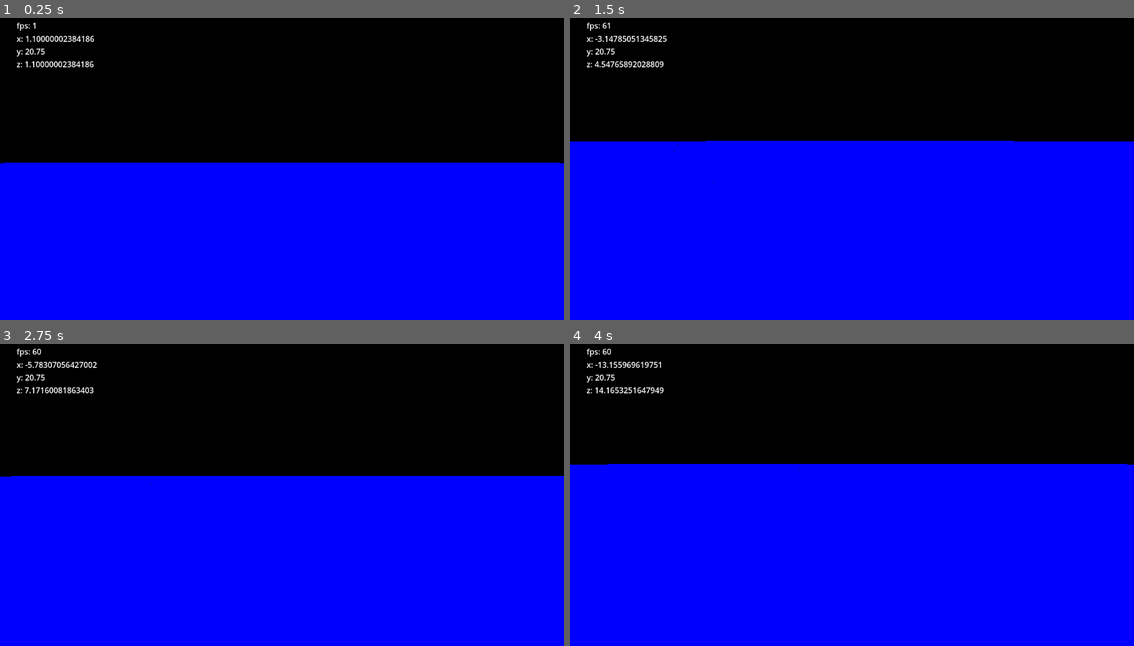
Above: before the commit, frames 1-4 (two rows, left to right).
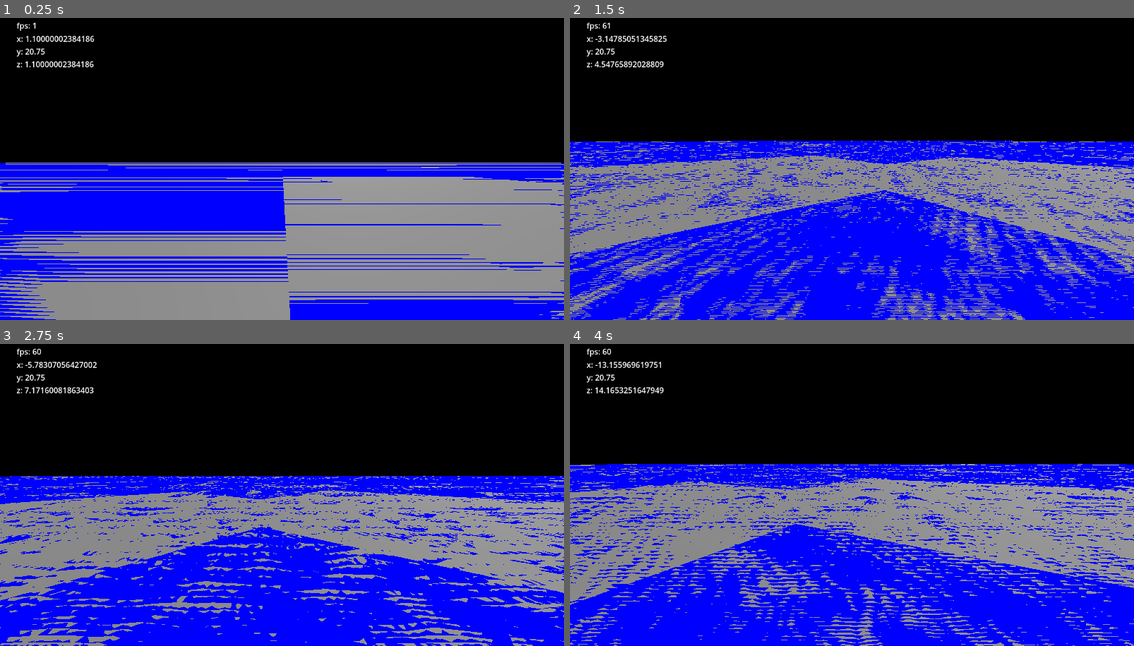
Above: after the commit, the same moments.

Repository: jmdejong/s5
Game: Godot game, scene res://scenes/world.tscn
Two runs of this game, one before a commit and one after it. Both use one fixed random seed, a clock stepped at 60 frames per second and the inputs below.
Inputs (mouse positions are in pixels of both pictures, inside the frame that each line leads up to):
- Up to frame 1 (0.25 s): no input
- Up to frame 2 (1.5 s): move the mouse to (976, 144) at 0.52 s; hold D (right) 0.53-1.28 s; click (976, 144) at 0.6 s; move the mouse to (823, 162) at 1.27 s; hold W (forwards) from 1.28 s (still down); tap Shift (sprint) at 1.35 s
- Up to frame 3 (2.75 s): keep holding W (forwards); move the mouse to (293, 482) at 2.02 s; click (293, 482) at 2.1 s
- Up to frame 4 (4 s): keep holding W (forwards); move the mouse to (846, 491) at 2.77 s; tap Shift (sprint) at 2.85 s; move the mouse to (891, 491) at 3.52 s; click (891, 491) at 3.6 s

The runs differ from the first frame. In frame 1, 31% of the frame differs, in the area x 0-100%, y 47-100%; in frame 2, 24%; in frame 3, 24%; in frame 4, 26%.

Commit message:
textures

Diff:
--- a/scenes/tree_chunk.tscn
+++ b/scenes/tree_chunk.tscn
@@ -4,35 +4,36 @@
 [ext_resource type="Shader" path="res://shaders/chunk.gdshader" id="2_whork"]
 [ext_resource type="Shader" path="res://shaders/meshterrain.gdshader" id="3_dtpd5"]
 
-[sub_resource type="ShaderMaterial" id="ShaderMaterial_wbvvp"]
+[sub_resource type="ShaderMaterial" id="ShaderMaterial_n0e7p"]
 render_priority = 0
 shader = ExtResource("2_whork")
 
-[sub_resource type="ImageTexture" id="ImageTexture_g14vh"]
+[sub_resource type="ImageTexture" id="ImageTexture_woeo5"]
 
-[sub_resource type="ShaderMaterial" id="ShaderMaterial_jpkqg"]
+[sub_resource type="ShaderMaterial" id="ShaderMaterial_plgfh"]
 resource_local_to_scene = true
 render_priority = 0
 shader = ExtResource("3_dtpd5")
 shader_parameter/area_min = null
 shader_parameter/area_size = null
-shader_parameter/noise = SubResource("ImageTexture_g14vh")
+shader_parameter/texture_size = null
+shader_parameter/noise = SubResource("ImageTexture_woeo5")
 
-[sub_resource type="PlaneMesh" id="PlaneMesh_v7qja"]
+[sub_resource type="PlaneMesh" id="PlaneMesh_r5w0t"]
 resource_local_to_scene = true
-material = SubResource("ShaderMaterial_jpkqg")
+material = SubResource("ShaderMaterial_plgfh")
 size = Vector2(1, 1)
 subdivide_width = 63
 subdivide_depth = 63
 
-[sub_resource type="StandardMaterial3D" id="StandardMaterial3D_nr4bc"]
+[sub_resource type="StandardMaterial3D" id="StandardMaterial3D_oecmr"]
 diffuse_mode = 3
 specular_mode = 1
 albedo_color = Color(0, 0, 1, 1)
 roughness = 0.5
 
-[sub_resource type="QuadMesh" id="QuadMesh_q6mvb"]
-material = SubResource("StandardMaterial3D_nr4bc")
+[sub_resource type="QuadMesh" id="QuadMesh_yhtmk"]
+material = SubResource("StandardMaterial3D_oecmr")
 subdivide_width = 7
 subdivide_depth = 7
 orientation = 1
--- a/scenes/world.tscn
+++ b/scenes/world.tscn
@@ -6,9 +6,22 @@
 [ext_resource type="Script" path="res://scripts/blueprint.gd" id="3_mupfn"]
 [ext_resource type="Shader" path="res://shaders/meshterrain.gdshader" id="4_sui4e"]
 [ext_resource type="Script" path="res://scripts/counters.gd" id="5_6uqoj"]
+[ext_resource type="Texture2D" uid="uid://jq8u2lb4tid5" path="res://assets/ground_grass.png" id="5_helgd"]
+[ext_resource type="Texture2D" uid="uid://c54s8dmii51qq" path="res://assets/ground_sand.png" id="6_ogkde"]
+[ext_resource type="Texture2D" uid="uid://cy08sy2x31gtg" path="res://assets/ground_stone.png" id="7_s21i6"]
 
 [sub_resource type="CapsuleShape3D" id="CapsuleShape3D_88g5h"]
 height = 1.8
+
+[sub_resource type="ShaderMaterial" id="ShaderMaterial_4igo1"]
+render_priority = 0
+shader = ExtResource("4_sui4e")
+shader_parameter/area_min = null
+shader_parameter/area_size = null
+shader_parameter/texture_size = 2.0
+shader_parameter/grass_texture = ExtResource("5_helgd")
+shader_parameter/sand_texture = ExtResource("6_ogkde")
+shader_parameter/stone_texture = ExtResource("7_s21i6")
 
 [sub_resource type="ShaderMaterial" id="ShaderMaterial_i4viq"]
 shader = ExtResource("1_m30d6")
@@ -43,6 +56,7 @@
 [node name="Blueprint" type="Node" parent="Environment"]
 script = ExtResource("3_mupfn")
 groundshader = ExtResource("4_sui4e")
+heightmaterial = SubResource("ShaderMaterial_4igo1")
 
 [node name="HeightView" type="SubViewport" parent="Environment/Blueprint"]
 size = Vector2i(256, 256)
--- a/scripts/blueprint.gd
+++ b/scripts/blueprint.gd
@@ -6,11 +6,11 @@
 @export var shore_offset = 512
 @export var groundshader: Shader
 @export var gen_gpu = true
+@export var heightmaterial: Material
 
 var base_height = -5
 var noise = FastNoiseLite.new()
 var heightmap = null;
-var heightmaterial = null;
 var area;
 
 # Called when the node enters the scene tree for the first time.
@@ -29,8 +29,8 @@
 	$HeightView/HeightMap.material.set_shader_parameter("shore_offset", shore_offset)
 	await RenderingServer.frame_post_draw
 	heightmap = $HeightView.get_texture()
-	heightmaterial = ShaderMaterial.new()
-	heightmaterial.shader = groundshader
+	# heightmaterial = ShaderMaterial.new()
+	# heightmaterial.shader = groundshader
 	heightmaterial.set_shader_parameter("noise", heightmap)
 	heightmaterial.set_shader_parameter("area_min", aabb.position)
 	heightmaterial.set_shader_parameter("area_size", aabb.size)
--- a/scripts/tree_chunk.gd
+++ b/scripts/tree_chunk.gd
@@ -6,6 +6,7 @@
 var children = null
 const tiles = Vector2(64, 64)
 @export var shader: Shader
+var is_rendered = false
 
 func render():
 	var size2 = Vector2(size, size)
@@ -17,24 +18,13 @@
 		$GroundMesh.visible = false
 		$TerrainMesh.visible = true
 
-		# var start_position = Vector2(self.position.x - size / 2, self.position.z - size / 2)/ blueprint.heightmap.get_size()
-		#var tm = ShaderMaterial.new()
-		#tm.shader = shader
-		# hm.set_shader_parameter("size", size2)
-		# hm.set_shader_parameter("center", Vector2(position.x, position.z))
-		#tm.set_shader_parameter("noise", blueprint.heightmap)
-		#tm.set_shader_parameter("size", size2 / blueprint.heightmap.get_size())
-		#tm.set_shader_parameter("start_position", start_position)
 		$TerrainMesh.mesh.material = blueprint.heightmaterial
-		# $TerrainMesh.mesh.material.set_shader_parameter("noise", blueprint.heightmap)
-		# $TerrainMesh.mesh.material.set_shader_parameter("area_min", blueprint.aabb.position)
-		# $TerrainMesh.mesh.material.set_shader_parameter("area_size", blueprint.aabb.size)
+
 		$TerrainMesh.custom_aabb = AABB(
 				Vector3(-0.5, blueprint.aabb.position.y, -0.5),
 				Vector3(1, blueprint.aabb.size.y, 1)
 		)
-		#$TerrainMesh.mesh.material.set_shader_parameter("size", size2)
-		#$TerrainMesh.mesh.material.set_shader_parameter("start_position", Vector2(self.position.x - size / 2, self.position.y - size / 2))
+		is_rendered = true
 	else:
 		$GroundMesh.visible = true
 		$TerrainMesh.visible = false
@@ -79,6 +69,7 @@
 		var mesh = ArrayMesh.new()
 		mesh.add_surface_from_arrays(Mesh.PRIMITIVE_TRIANGLES, surface_array)
 		$GroundMesh.mesh = mesh
+		is_rendered = true
 
 func prune():
 	if children != null:
--- a/shaders/meshterrain.gdshader
+++ b/shaders/meshterrain.gdshader
@@ -1,12 +1,20 @@
 shader_type spatial;
 render_mode world_vertex_coords;
+
+
+#include "shaders/ashima_simplex.gdshaderinc"
 
 uniform sampler2D noise;
 uniform vec3 area_min;
 uniform vec3 area_size;
+uniform sampler2D grass_texture;
+uniform sampler2D sand_texture;
+uniform sampler2D stone_texture;
+uniform float texture_size;
 
 varying vec3 normals;
-varying float vert_height;
+// varying vec2 tex_uv;
+varying vec3 p;
 
 float height_at(vec2 position) {
 	vec4 tex = texture(noise, (position - area_min.xz) / area_size.xz);
@@ -18,27 +26,46 @@
 	vec2 pos = clamp(VERTEX.xz, area_min.xz, area_size.xz + area_min.xz);
 	float k = height_at(pos);
 	VERTEX.y = k;
-	vert_height = k;
+// 	vert_height = k;
 	float delta = 1.0;
 	normals = normalize(-cross(
 		vec3(-delta, k - height_at(pos + vec2(-delta, 0)), 0),
 		vec3(0, k - height_at(pos + vec2(0, -delta)), -delta)
 	));
 	NORMAL = normals;
+	p = VERTEX;
 }
 
 
 void fragment() {
-	if (vert_height < 0.0) {
+	if (p.y < 0.0) {
 		discard;
 	}
-	ALBEDO = mix(
-		vec3(0.1, 0.1, 0.1),
-		mix(
-			vec3(0.6, 0.6, 0),
-			vec3(0, 0.5, 0),
-			clamp(vert_height*2.0-3.0, 0.0, 1.0)
-		),
-		clamp((normals.y - 0.7)* 20.0, 0, 1)
-	);
+	vec2 tex_uv = fract(p.xz / texture_size);
+// 	sampler2D tex = normals.y > 0.7 ? stone_texture : p.y < 2.0 ? sand_texture : grass_texture;
+	ALBEDO =
+		normals.y < 0.7 ?
+			texture(stone_texture, tex_uv).xyz :
+			(p.y + snoise(p.xz * 40.0) * 0.05 + snoise(p.xz * 1.0) * 0.1 + snoise(p.xz * 0.05) * 0.4 < 1.5 ?
+				texture(sand_texture, tex_uv).xyz :
+				texture(grass_texture, tex_uv).xyz
+			);
+// 	ALBEDO = mix(
+// 		texture(stone_texture, tex_uv).xyz,
+// 		mix(
+// 			texture(sand_texture, tex_uv).xyz,
+// 			texture(grass_texture, tex_uv).xyz,
+// 			clamp(vert_height*2.0-3.0, 0.0, 1.0)
+// 		),
+// 		clamp((normals.y - 0.7)* 20.0, 0, 1)
+// 	);
+// 	ALBEDO = mix(
+// 		vec3(0.1, 0.1, 0.1),
+// 		mix(
+// 			vec3(0.6, 0.6, 0),
+// 			vec3(0, 0.5, 0),
+// 			clamp(vert_height*2.0-3.0, 0.0, 1.0)
+// 		),
+// 		clamp((normals.y - 0.7)* 20.0, 0, 1)
+// 	);
 }
Binary file added: assets/ground_grass.png
Not shown, added: assets/ground_grass.png.import
Binary file added: assets/ground_sand.png
Not shown, added: assets/ground_sand.png.import
Binary file added: assets/ground_stone.png
Not shown, added: assets/ground_stone.png.import
Not shown: 1 places in scenes/tree_chunk.tscn that only renumber resources
Not shown: 1 places in scenes/world.tscn that only renumber resources
